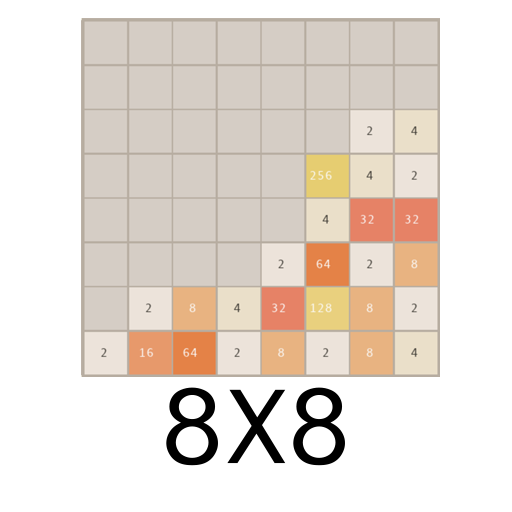
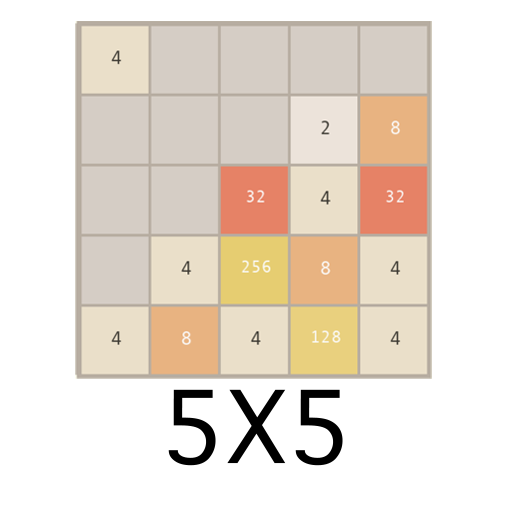
Before/after of a 512×512 layered artwork. What changed in the layer stack:
renamed "8X8" to "5X5", painted on it over [166, 387, 345, 466]
renamed "Слой 2" to "Слой 3", painted on it over [75, 18, 440, 379]
